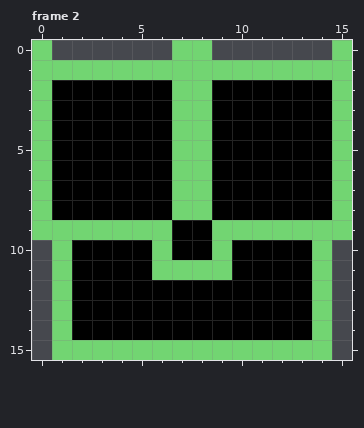
A pixel-art file gets an edit: Assets/Art/UI/MiniIcon/Ase_MiniIcon_Chest.aseprite. Above is the file before it was changed.
16x16 pixels, 2 frames. Shown: frame 2. The commit also changed other frames, which this record leaves out.
After the commit:
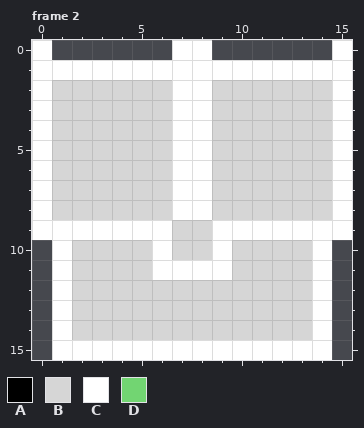
Palette (. is transparent): A #000000  B #d6d6d6  C #ffffff  D #72d572
Changes in this commit:
Changed rows in their new state; - is an unchanged pixel.
Frame 2:
first column x 0:
 0 C------CC------C
 1 CCCCCCCCCCCCCCCC
 2 CBBBBBBCCBBBBBBC
 3 CBBBBBBCCBBBBBBC
 4 CBBBBBBCCBBBBBBC
 5 CBBBBBBCCBBBBBBC
 6 CBBBBBBCCBBBBBBC
 7 CBBBBBBCCBBBBBBC
 8 CBBBBBBCCBBBBBBC
 9 CCCCCCCBBCCCCCCC
10 -CBBBBCBBCBBBBC-
11 -CBBBBCCCCBBBBC-
12 -CBBBBBBBBBBBBC-
13 -CBBBBBBBBBBBBC-
14 -CBBBBBBBBBBBBC-
15 -CCCCCCCCCCCCCC-
